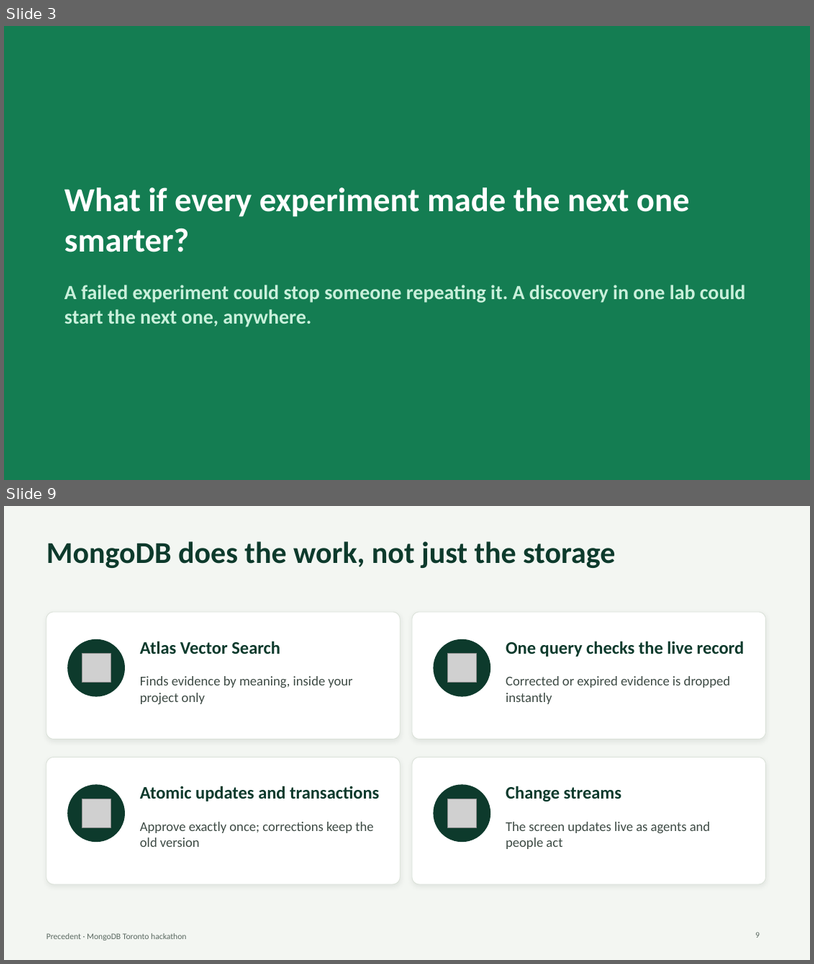
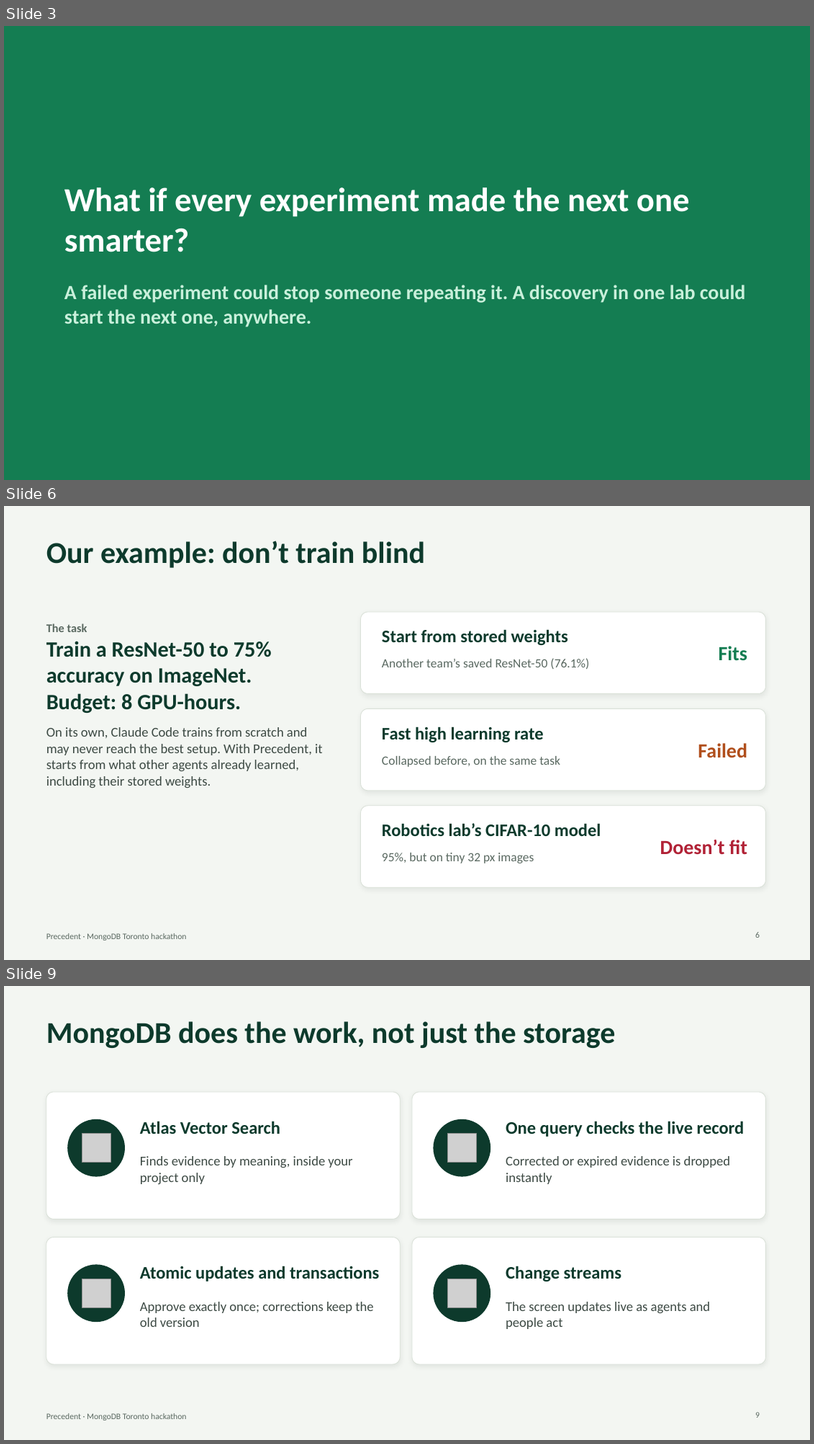
Before and after one commit to SalmaRoshdy-YG/Hackathon-project, a slide deck: docs/deck/precedent-deck.pptx. Shown one above the other, each under a label of ours: slides 3 and 9 before the commit, slides 3, 6 and 9 after it; the slides between them are not shown. The pictures are 814x964 and 814x1444 pixels, drawn with LibreOffice and Linux fonts; fonts in the diff are those of the drawing; grey boxes stand for pictures. Boxes give left, top, right and bottom in pixels: in the first picture for what was removed or moved away, otherwise in the second. Text is boxed around its words. In the diff, an @@ line names an element or a change of style, - is before the commit and + after.

```diff
--- a/docs/deck/precedent-deck.pptx
+++ b/docs/deck/precedent-deck.pptx
@@ slide 6 added at bbox=[4, 506, 810, 960], background #F3F6F2; not listed: 1 template element that a slide beside it also shows @@
@@ title added at bbox=[46, 541, 425, 568], 36 pt, text #0D3A2C, bold @@
+Our example: don’t train blind
@@ rounded rectangle added at bbox=[361, 612, 766, 693], fill #FFFFFF, outline #DAE1D8 0.75 pt @@
@@ text added at bbox=[46, 623, 323, 788], 16 pt, text #3D4A44 @@
+The task
+Train a ResNet-50 to 75% accuracy on ImageNet. Budget: 8 GPU-hours.
+On its own, Claude Code trains from scratch and may never reach the best setup. With Precedent, it starts from what other agents already learned, including their stored weights.
@@ text added at bbox=[382, 629, 568, 645], 21 pt, text #0D3A2C, bold @@
+Start from stored weights
@@ text added at bbox=[719, 646, 748, 661], 24 pt, text #147D52, bold @@
+Fits
@@ text added at bbox=[382, 658, 589, 669], 15 pt, text #5A6961 @@
+Another team’s saved ResNet-50 (76.1%)
@@ rounded rectangle added at bbox=[361, 708, 766, 790], fill #FFFFFF, outline #DAE1D8 0.75 pt @@
@@ text added at bbox=[382, 726, 544, 742], 21 pt, text #0D3A2C, bold @@
+Fast high learning rate
@@ text added at bbox=[698, 743, 748, 758], 24 pt, text #B04E1B, bold @@
+Failed
@@ text added at bbox=[382, 756, 561, 767], 15 pt, text #5A6961 @@
+Collapsed before, on the same task
@@ rounded rectangle added at bbox=[361, 806, 766, 887], fill #FFFFFF, outline #DAE1D8 0.75 pt @@
@@ text added at bbox=[382, 823, 602, 836], 21 pt, text #0D3A2C, bold @@
+Robotics lab’s CIFAR-10 model
@@ text added at bbox=[661, 839, 748, 854], 24 pt, text #B12236, bold @@
+Doesn’t fit
@@ text added at bbox=[382, 852, 534, 863], 15 pt, text #5A6961 @@
+95%, but on tiny 32 px images
@@ page number added at bbox=[756, 932, 760, 937], 10 pt, text #5A6961 @@
+6
```
Also in this commit, not shown: 6 slides changed, 1 slide removed, 1 other file.
